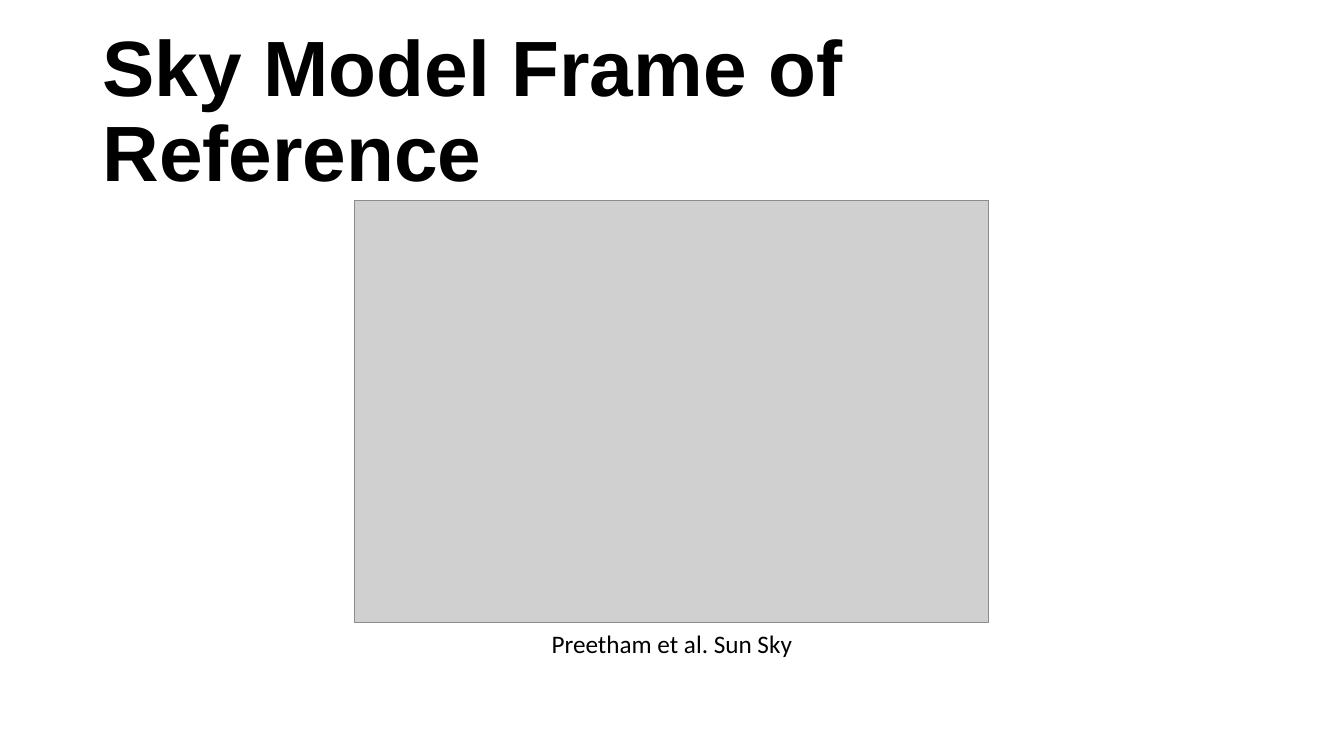
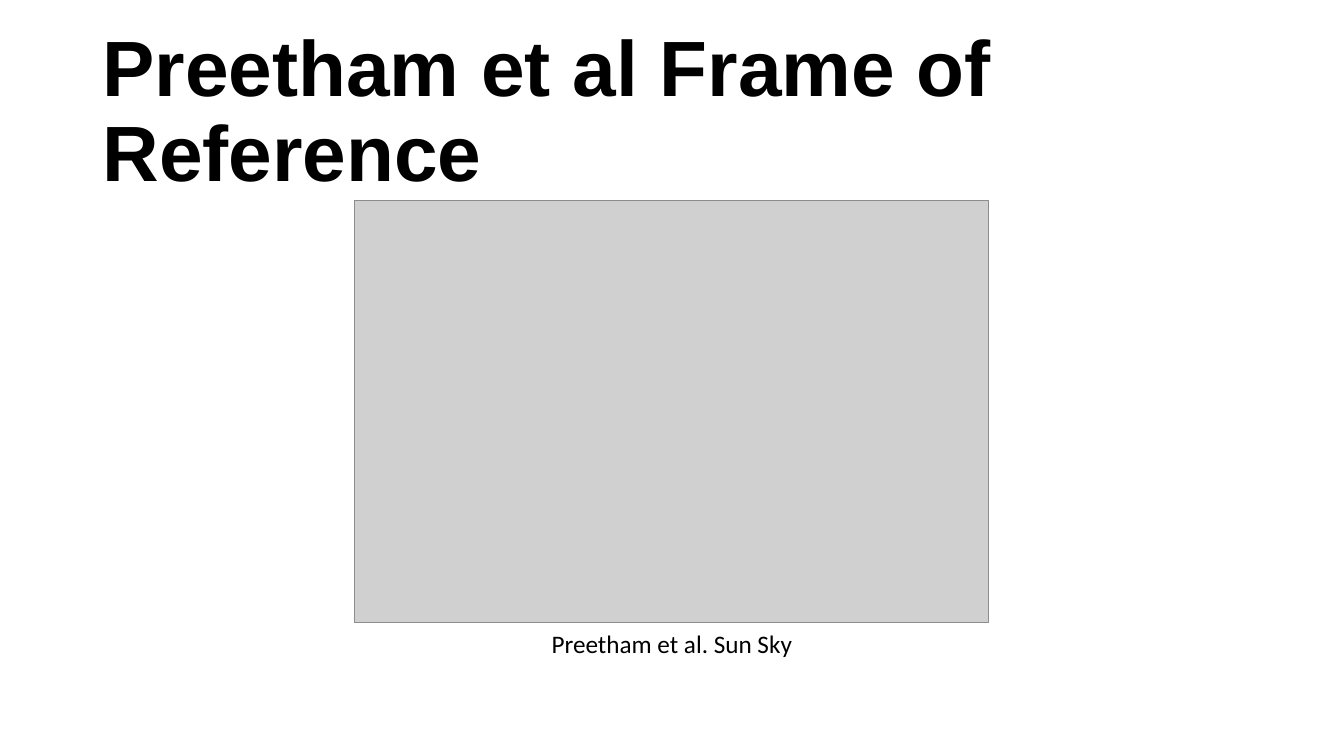
Before and after one commit to RahidZaman/cs481681-cgr, a slide deck: slide 9 of slides/pptx/week04.pptx. Drawn at 1344x756 pixels with LibreOffice and Linux fonts; fonts in the diff are those of the drawing; grey boxes stand for pictures; background and template pictures are left out. Boxes give left, top, right and bottom in pixels: in the first picture for what was removed or moved away, otherwise in the second. Text is boxed around its words. In the diff, an @@ line names an element or a change of style, - is before the commit and + after.

```diff
--- a/slides/pptx/week04.pptx
+++ b/slides/pptx/week04.pptx
@@ title at <box>102,39,991,182</box>: text changed @@
-Sky Model Frame of Reference
+Preetham et al Frame of Reference
```
Also in this commit, not shown: 1 other slide changed, 1 slide added, 5 other files.
